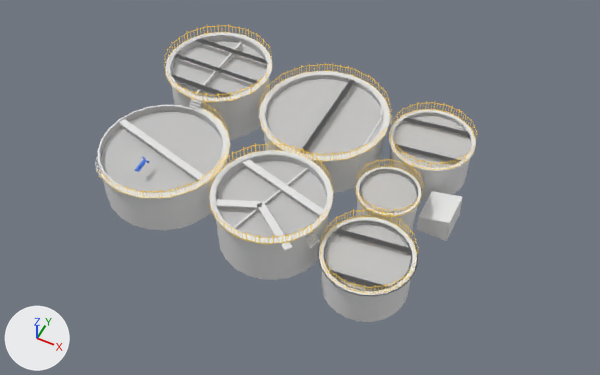
A saved change to the glTF model t_demo2/static/model/GY_SHD.glb.
Before and after are seen from a 50 mm camera at (15.3, -77.7, 104.7) aimed at (-24.7, 2.3, 4.7). Every picture has the same lights, and +X, +Y and +Z are marked at lower left. Where no turn or scale is listed for an object, it has been applied to the vertices.

In view in the first picture: 'SB_QSJBQ&&5', '圆柱体2', '圆柱体3', '圆柱体6', '圆柱体7', '水', '生化池'.
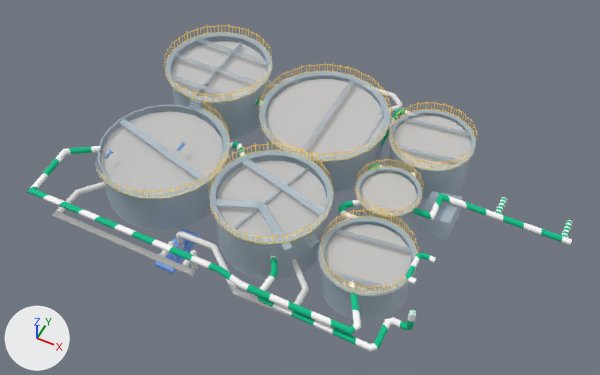
The newer file is also turned or shifted as a whole; pictures and numbers use the older file's frame.

Location of each change, [x1, y1, x2, y2] in pixels of the pictures (600 x 375 px):
'生化池', recoloured, surface changed
    both: [95, 32, 476, 322]
'污水管-材质1', added
    after: [27, 146, 361, 335]
'回流管道-材质3_1', added
    after: [52, 78, 403, 316]
'污水管-材质1_3', added
    after: [230, 142, 416, 352]
'污水管-材质1_1', added
    after: [413, 193, 573, 245]
'污水管-材质1_4', added
    after: [338, 164, 436, 284]
'SB_XHYHLB&&1_1', added (blue)
    after: [154, 228, 200, 274]
'回流管道-材质3', added
    after: [159, 241, 198, 270]
'污水管-材质1_2', added
    after: [255, 99, 409, 146]
'SB_QSJBQ&&5', deleted
    before: [135, 157, 149, 172]
'SB_QSJBQ&&2', added
    after: [177, 142, 186, 151]
'SB_QSJBQ&&1', added
    after: [104, 150, 113, 159]

What the commit changed:
Picture 'Image_3' (img_image_3) is new.
Material '材质.20' (mat_材质_20) changes colour from white #e7e7e7 to light grey #c4d6e4; in linear values from (0.8, 0.8, 0.8) to (0.549, 0.675, 0.773).
In material '材质.20' (mat_材质_20), alpha goes from 1.0 to 0.47.
Material 'Material_7' (mat_material_7) is new.
Its texture is img_image_3.
Its roughness is 1.0.
Material '材质.1' (mat_材质_1) is new.
Its texture is img_image_3.
Its roughness is 1.0.
Material '材质.001' (mat_材质_001) is new.
Its base color is (0.23, 0.448, 1.0) (blue #84b3ff).
Material '材质.2' (mat_材质_2) is new.
Its base color is (0.144, 0.385, 0.8) (blue #6aa7e7).
Material '材质.3' (mat_材质_3) is new.
Its base color is (0.8, 0.8, 0.8) (white #e7e7e7).
Mesh me_mesh_19 is new.
It has 96 vertices, 180 faces and spans x 97.9..123.7, y 37.1..46.2, z 2.4..3.4.
It uses material mat_material_7 (picture img_image_3).
Mesh me_mesh_18 is new.
It has 252 vertices, 492 faces and spans x 89.6..107.3, y 20.7..44.4, z 2.8..9.0.
It uses material mat_材质_1 (picture img_image_3).
Mesh me_mesh_17 is new.
It has 372 vertices, 736 faces and spans x 64.7..108.0, y 11.2..37.0, z 2.9..7.3.
It uses material mat_材质_1 (picture img_image_3).
Mesh me_mesh_16 is new.
It has 120 vertices, 232 faces and spans x 65.4..97.1, y 46.7..58.9, z 1.8..4.9.
It uses material mat_材质_1 (picture img_image_3).
Mesh me_mesh_15 is new.
It has 96 vertices, 188 faces and spans x 45.3..101.7, y 11.6..25.0, z 4.3..6.6.
It uses material mat_材质_1 (picture img_image_3).
Mesh me_mesh_14 is new.
It has 192 vertices, 348 faces and spans x -1.77..1.55, y -4.35..3.7, z -1.78..0.99.
It uses material mat_材质_001 (blue #84b3ff).
Mesh me_mesh_13 is new.
It has 899 vertices, 1774 faces and spans x -0.86..-0.05, y -1.15..0.45, z 0.1..0.99.
It uses material mat_材质_2 (blue #6aa7e7).
Mesh me_mesh_1_1 is new.
It has 2388 vertices, 4756 faces and spans x -21.6..21.6, y -24.6..25.3, z -1.1..3.6.
It uses material mat_材质_3 (its picture is missing).
Mesh me_mesh_0_1 is new.
It has 480 vertices, 952 faces and spans x -1.77..3.35, y -23.92..-20.22, z -1.24..2.81.
It uses material mat_材质_3 (its picture is missing).
Object 'SB_QSJBQ&&5' (ob_sb_qsjbq__5) is deleted.
Object '污水管-材质1_1' (ob_污水管_材质1_1) is new; it shows me_mesh_19.
Its location is (-106.5, -32.1, 2.2).
Object '污水管-材质1_4' (ob_污水管_材质1_4) is new; it shows me_mesh_18.
Its location is (-106.5, -32.1, 2.2).
Object '污水管-材质1_3' (ob_污水管_材质1_3) is new; it shows me_mesh_17.
Its location is (-106.5, -32.1, 2.2).
Object '污水管-材质1_2' (ob_污水管_材质1_2) is new; it shows me_mesh_16.
Its location is (-106.5, -32.1, 2.2).
Object '污水管-材质1' (ob_污水管_材质1) is new; it shows me_mesh_15.
Its location is (-106.5, -32.1, 2.2).
Object 'SB_XHYHLB&&1_1' (ob_sb_xhyhlb__1_1) is new; it shows me_mesh_14.
Its location is (-37.8, -14.2, 1.4).
Object 'SB_QSJBQ&&1' (ob_sb_qsjbq__1) is new; it shows me_mesh_13.
Its location is (-52.7, -8.5, 8.8).
Object 'SB_QSJBQ&&2' (ob_sb_qsjbq__2) is new; it shows a copy of me_mesh_13.
Its location is (-43.3, -1.8, 8.8).
Object '回流管道-材质3_1' (ob_回流管道_材质3_1) is new; it shows me_mesh_1_1.
Its location is (-36.3, 4.6, 1.5).
Object '回流管道-材质3' (ob_回流管道_材质3) is new; it shows me_mesh_0_1.
Its location is (-36.3, 4.6, 1.5).
